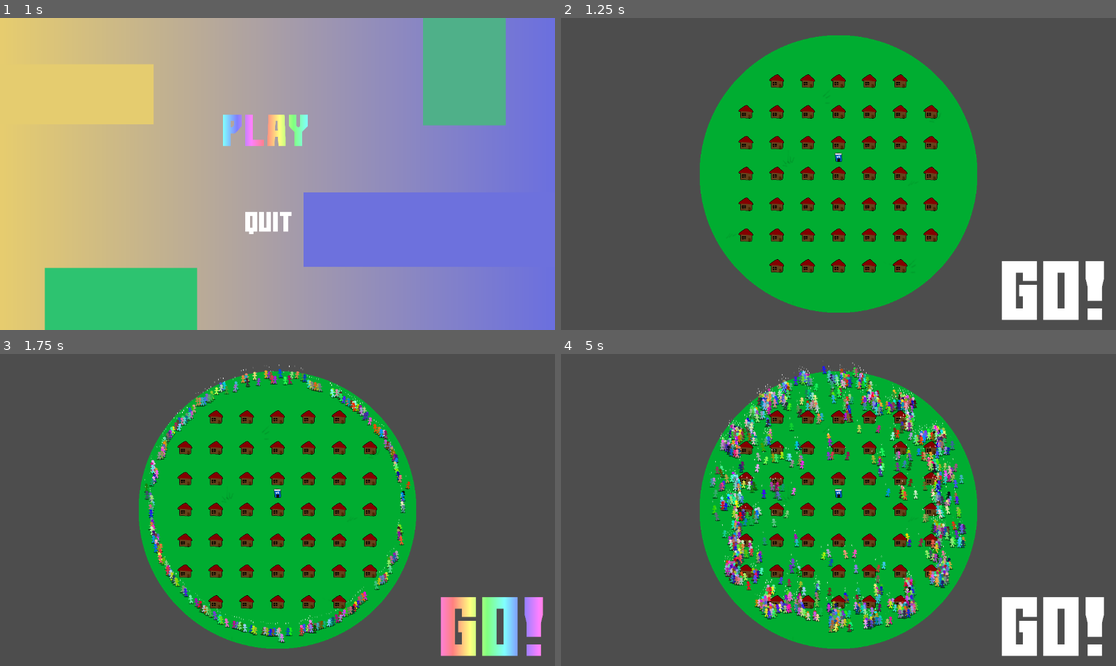
Above: before the commit, frames 1-4 (two rows, left to right).
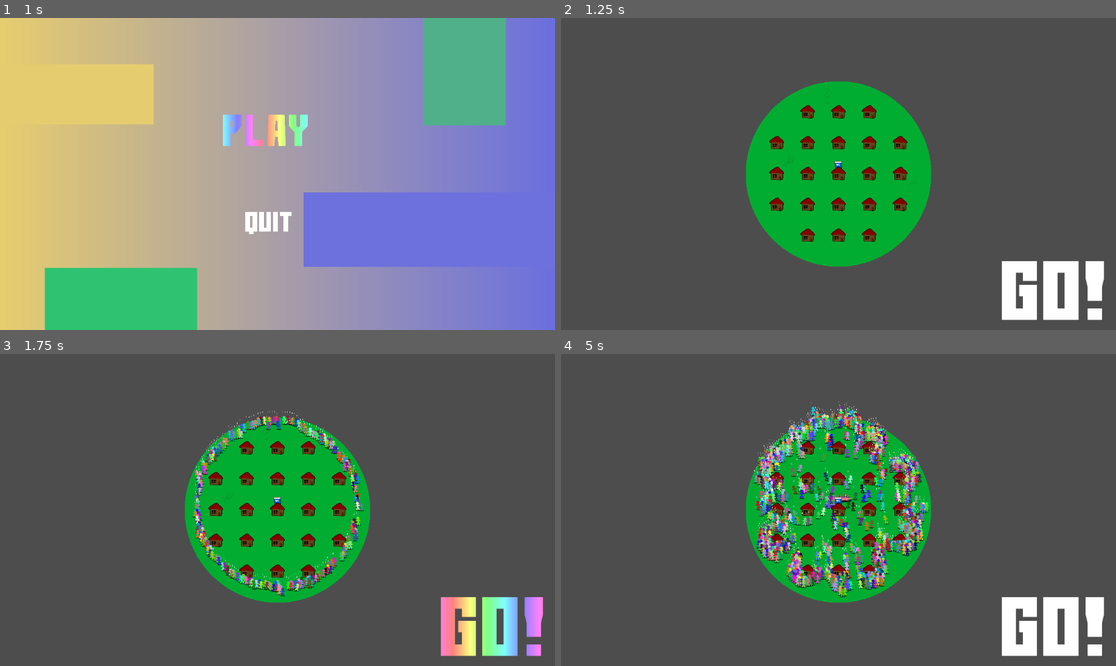
Above: after the commit, the same moments.

Repository: Viggzta/gmtk-jam-2024
Game: Godot game, scene res://main_menu.tscn
Two runs of this game, one before a commit and one after it. Both use one fixed random seed, a clock stepped at 60 frames per second and the inputs below. Sound files missing from this copy of the repository are replaced by a short silence.
Inputs (mouse positions are in pixels of both pictures, inside the frame that each line leads up to):
- Up to frame 1 (1 s): click (271, 130) at 0.5 s
- Up to frame 2 (1.25 s): no input
- Up to frame 3 (1.75 s): click (493, 625) at 1.25 s
- Up to frame 4 (5 s): click (1054, 625) at 2 s; click (1054, 625) at 2.75 s; tap Enter at 3.5 s; move the mouse to (838, 494) at 3.52 s; press the mouse at (838, 494) at 3.53 s; move the mouse to (744, 447) at 4.27 s; release the mouse at (744, 447) at 4.28 s; tap B at 4.35 s; click (744, 447) at 4.42 s

Frame 1 is identical in both runs. In frame 2, 20% of the frame differs, in the area x 25-75%, y 5-95%; in frame 3, 22%; in frame 4, 27%, in the area x 25-75%, y 2-95%.

Commit message:
Audio settings

Diff:
--- /dev/null
+++ b/src/audio/audio_bus_layout.tres
@@ -0,0 +1,15 @@
+[gd_resource type="AudioBusLayout" format=3 uid="uid://8gynsi87lg1c"]
+
+[resource]
+bus/1/name = &"Music"
+bus/1/solo = false
+bus/1/mute = false
+bus/1/bypass_fx = false
+bus/1/volume_db = 0.0
+bus/1/send = &"Master"
+bus/2/name = &"FX"
+bus/2/solo = false
+bus/2/mute = false
+bus/2/bypass_fx = false
+bus/2/volume_db = 0.0
+bus/2/send = &"Master"
--- a/src/main_menu.tscn
+++ b/src/main_menu.tscn
@@ -107,9 +107,11 @@
 
 [node name="Click" type="AudioStreamPlayer2D" parent="Play"]
 stream = ExtResource("5_k1wij")
+bus = &"FX"
 
 [node name="Hover" type="AudioStreamPlayer2D" parent="Play"]
 stream = ExtResource("6_u82nw")
+bus = &"FX"
 
 [node name="Quit" type="TextureButton" parent="."]
 material = SubResource("ShaderMaterial_3lycb")
@@ -124,9 +126,11 @@
 
 [node name="Click" type="AudioStreamPlayer2D" parent="Quit"]
 stream = ExtResource("5_k1wij")
+bus = &"FX"
 
 [node name="Hover" type="AudioStreamPlayer2D" parent="Quit"]
 stream = ExtResource("9_tdhnb")
+bus = &"FX"
 
 [connection signal="mouse_entered" from="Play" to="Play" method="_on_mouse_entered"]
 [connection signal="mouse_exited" from="Play" to="Play" method="_on_mouse_exited"]
--- a/src/project.godot
+++ b/src/project.godot
@@ -15,9 +15,14 @@
 config/features=PackedStringArray("4.3", "GL Compatibility")
 config/icon="res://icon.svg"
 
+[audio]
+
+buses/default_bus_layout="res://audio/audio_bus_layout.tres"
+
 [autoload]
 
 Interpolation="*res://scripts/Interpolation.gd"
+Globals="*res://scripts/Globals.gd"
 
 [debug]
 
--- /dev/null
+++ b/src/scenes/levels/music_player.gd
@@ -0,0 +1,7 @@
+extends AudioStreamPlayer2D
+
+func _ready() -> void:
+	play(0)
+
+func _on_finished() -> void:
+	play(0)
--- a/src/scenes/levels/the_level.tscn
+++ b/src/scenes/levels/the_level.tscn
@@ -1,20 +1,22 @@
-[gd_scene load_steps=7 format=3 uid="uid://7q2324t0mnuw"]
+[gd_scene load_steps=10 format=3 uid="uid://7q2324t0mnuw"]
 
 [ext_resource type="Script" path="res://scenes/levels/the_level.gd" id="1_vl667"]
-[ext_resource type="PackedScene" path="res://scenes/camera.tscn" id="2_1diri"]
-[ext_resource type="PackedScene" uid="uid://bgwmdxqpopxo" path="res://scenes/buildings/shithouse.tscn" id="3_q6e3f"]
-[ext_resource type="PackedScene" path="res://scenes/hud.tscn" id="4_2f8vd"]
+[ext_resource type="PackedScene" uid="uid://d3r14xo6jdyqj" path="res://scenes/camera.tscn" id="2_1diri"]
+[ext_resource type="PackedScene" path="res://scenes/buildings/shithouse.tscn" id="3_q6e3f"]
+[ext_resource type="PackedScene" uid="uid://k2865pts53gq" path="res://scenes/hud.tscn" id="4_2f8vd"]
 [ext_resource type="Material" uid="uid://2nan6h7ds1xj" path="res://scripts/level_base/background_material.tres" id="5_dbp6e"]
+[ext_resource type="PackedScene" uid="uid://ci78tpn52jqrb" path="res://scenes/ui/settings_control.tscn" id="6_dyfs6"]
+[ext_resource type="AudioStream" uid="uid://deogsrqi7jxd" path="res://audio/music/song1.wav" id="6_mrrr6"]
+[ext_resource type="Script" path="res://scenes/levels/music_player.gd" id="7_ouja1"]
 
 [sub_resource type="NavigationPolygon" id="NavigationPolygon_rxodp"]
-vertices = PackedVector2Array(47, -16, 32628.4, 18074.1, -27086.6, 18241.9, -49, -16, -30196.4, -20093.7, -49, -125, 33389.6, -22223.3, 47, -125)
+vertices = PackedVector2Array(67.6484, 75.6484, 32607.1, 18052.5, -27066.6, 18220.2, -71.6484, 75.6484, -30173, -20072.8, -71.6484, -76.6484, 33367.5, -22200.9, 67.6484, -76.6484)
 polygons = Array[PackedInt32Array]([PackedInt32Array(0, 1, 2, 3), PackedInt32Array(3, 2, 4, 5), PackedInt32Array(5, 4, 6, 7), PackedInt32Array(7, 6, 1, 0)])
 outlines = Array[PackedVector2Array]([PackedVector2Array(-30218, -20113, -27105, 18262, 32648, 18094, 33410, -22244)])
 agent_radius = 20.0
 
 [node name="TheLevel" type="Node2D"]
 script = ExtResource("1_vl667")
-buildable_radius = 4.0
 
 [node name="BackgroundControl" type="Control" parent="."]
 z_index = -4096
@@ -47,7 +49,7 @@
 [node name="BuildingRoot" type="Node2D" parent="Navmesh"]
 
 [node name="shithouse" parent="Navmesh/BuildingRoot" instance=ExtResource("3_q6e3f")]
-position = Vector2(3, -137)
+position = Vector2(1, -70)
 
 [node name="DudeRoot" type="Node2D" parent="."]
 
@@ -73,4 +75,16 @@
 offset_bottom = 347.0
 scale = Vector2(0.26, 0.26)
 
+[node name="SettingsControl" parent="CanvasLayer" instance=ExtResource("6_dyfs6")]
+offset_left = -113.0
+offset_top = -20.0
+offset_right = -113.0
+offset_bottom = -20.0
+
+[node name="MusicPlayer" type="AudioStreamPlayer2D" parent="."]
+stream = ExtResource("6_mrrr6")
+bus = &"Music"
+script = ExtResource("7_ouja1")
+
 [connection signal="pressed" from="CanvasLayer/Control/Hud" to="." method="_on_hud_pressed"]
+[connection signal="finished" from="MusicPlayer" to="MusicPlayer" method="_on_finished"]
--- a/src/scenes/npc/splat.tscn
+++ b/src/scenes/npc/splat.tscn
@@ -14,5 +14,6 @@
 [node name="AudioStreamPlayer2D" type="AudioStreamPlayer2D" parent="."]
 stream = ExtResource("2_xckp4")
 autoplay = true
+bus = &"FX"
 
 [node name="Timer" type="Timer" parent="."]
--- /dev/null
+++ b/src/scenes/ui/settings_control.gd
@@ -0,0 +1,16 @@
+extends Control
+
+func _ready() -> void:
+	hide()
+
+func _input(event: InputEvent) -> void:
+	if event is InputEventKey:
+		if event.keycode == KEY_ESCAPE && event.pressed:
+			visible = !visible
+
+func _on_sound_fx_slider_value_changed(value: float) -> void:
+	Globals.sound_fx_volume = value
+
+
+func _on_music_slider_value_changed(value: float) -> void:
+	Globals.music_volume = value
--- /dev/null
+++ b/src/scenes/ui/settings_control.tscn
@@ -0,0 +1,91 @@
+[gd_scene load_steps=2 format=3 uid="uid://ci78tpn52jqrb"]
+
+[ext_resource type="Script" path="res://scenes/ui/settings_control.gd" id="1_0dkjx"]
+
+[node name="SettingsControl" type="Control"]
+layout_mode = 3
+anchors_preset = 8
+anchor_left = 0.5
+anchor_top = 0.5
+anchor_right = 0.5
+anchor_bottom = 0.5
+grow_horizontal = 2
+grow_vertical = 2
+script = ExtResource("1_0dkjx")
+
+[node name="ColorRect" type="ColorRect" parent="."]
+layout_mode = 1
+anchors_preset = 8
+anchor_left = 0.5
+anchor_top = 0.5
+anchor_right = 0.5
+anchor_bottom = 0.5
+offset_left = -300.0
+offset_top = -100.0
+offset_right = 300.0
+offset_bottom = 100.0
+grow_horizontal = 2
+grow_vertical = 2
+color = Color(0, 0, 0, 0.196078)
+
+[node name="SoundFX" type="Control" parent="."]
+anchors_preset = 0
+offset_top = -35.0
+offset_right = 40.0
+offset_bottom = 5.0
+
+[node name="Slider" type="HSlider" parent="SoundFX"]
+layout_mode = 0
+offset_right = 235.0
+offset_bottom = 16.0
+max_value = 1.0
+step = 0.1
+value = 1.0
+
+[node name="Label" type="Label" parent="SoundFX"]
+layout_mode = 1
+anchors_preset = 6
+anchor_left = 1.0
+anchor_top = 0.5
+anchor_right = 1.0
+anchor_bottom = 0.5
+offset_left = -240.0
+offset_top = -25.0
+offset_right = -97.0
+offset_bottom = -2.0
+grow_horizontal = 0
+grow_vertical = 2
+text = "Sound effects"
+
+[node name="Music" type="Control" parent="."]
+layout_mode = 3
+anchors_preset = 0
+offset_top = 35.0
+offset_right = 40.0
+offset_bottom = 75.0
+
+[node name="Slider" type="HSlider" parent="Music"]
+layout_mode = 0
+offset_right = 235.0
+offset_bottom = 16.0
+max_value = 1.0
+step = 0.1
+value = 1.0
+
+[node name="Label" type="Label" parent="Music"]
+layout_mode = 1
+anchors_preset = 6
+anchor_left = 1.0
+anchor_top = 0.5
+anchor_right = 1.0
+anchor_bottom = 0.5
+offset_left = -240.0
+offset_top = -25.0
+offset_right = -97.0
+offset_bottom = -2.0
+grow_horizontal = 0
+grow_vertical = 2
+text = "Music"
+
+[connection signal="value_changed" from="SoundFX/Slider" to="." method="_on_sound_fx_slider_value_changed"]
+[connection signal="value_changed" from="Music/Slider" to="." method="_on_music_slider_value_changed"]
--- /dev/null
+++ b/src/scripts/Globals.gd
@@ -0,0 +1,27 @@
+extends Node
+
+var _sound_fx_volume: float = 1.0
+var _music_volume: float = 1.0
+
+var _music_bus_name: String = "Music"
+var _fx_bus_name: String = "FX"
+
+@onready var _music_bus := AudioServer.get_bus_index(_music_bus_name)
+@onready var _fx_bus := AudioServer.get_bus_index(_fx_bus_name)
+
+
+var sound_fx_volume: float:
+	get:
+		return AudioServer.get_bus_volume_db(_fx_bus)
+	set(value):
+		_sound_fx_volume = value
+		print("FX: " + str(value))
+		AudioServer.set_bus_volume_db(_fx_bus, linear_to_db(_sound_fx_volume))
+
+var music_volume: float:
+	get:
+		return AudioServer.get_bus_volume_db(_music_bus)
+	set(value):
+		_music_volume = value
+		print("Music: " + str(value))
+		AudioServer.set_bus_volume_db(_music_bus, linear_to_db(_music_volume))
Not shown, changed: src/audio/music/song1.wav.import
Not shown: 1 places in src/scenes/npc/splat.tscn that only renumber resources
